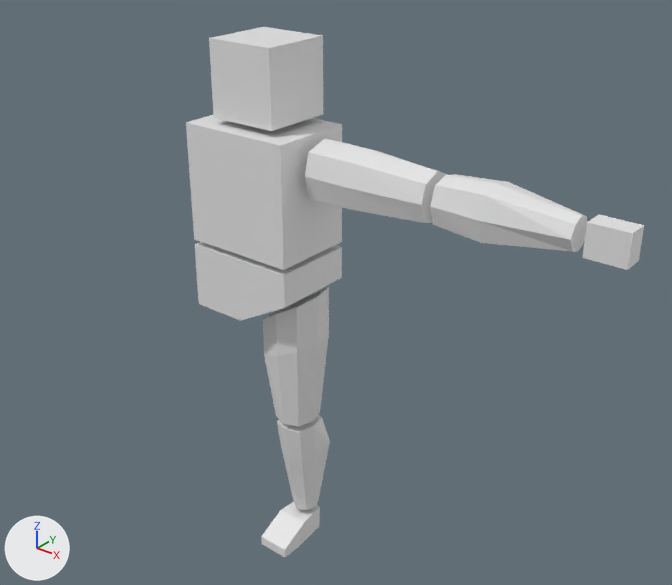
Before and after pictures for a commit that changed the Blender file CharacterCreator/PolyCharacter_02LoopCuts.blend.
Both versions are drawn from a 50 mm camera at (9.87, -10.64, 2.92) aimed at (0.82, 0.67, -4.1). Arrows for +X, +Y and +Z are at lower left; the lights stay in place.
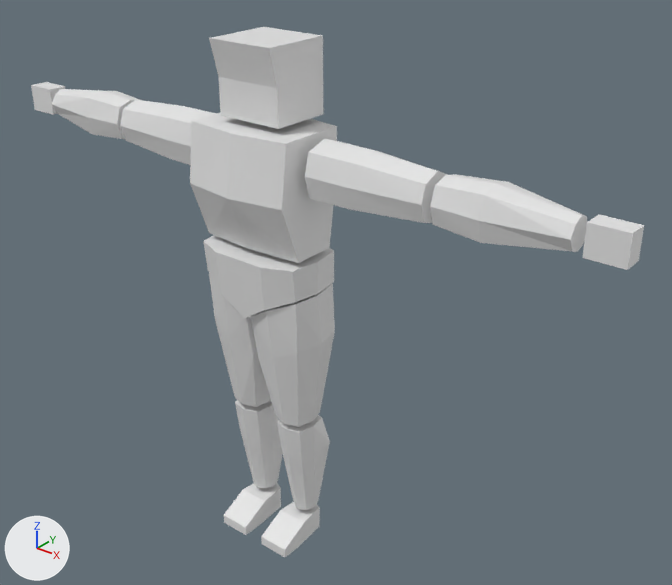
What changed in the scene script:
```text
Change me_cube:
    used by ob_cube; location = (0.0, 0.0, -0.38); scale = (0.612, 0.612, 0.612)
    remove me_cube.from_pydata(...)  # 8 vertices, 6 faces; spans x -1.0..1.0, y -1.0..1.0, z -1.0..1.0
    add me_cube.from_pydata(...)  # 17 vertices, 12 faces; spans x -1.0..0.0, y -1.0..1.0, z -1.0..1.0
    me_cube part 1: 5 vertices removed from x -1.0..1.0, y -1.0..1.0, z -1.0..1.0; 14 vertices added at x -1.0..0.0, y -1.0..1.0, z -1.0..1.0
Change me_cube_001:
    used by ob_cube_001; location = (-0.02, -0.1, -2.09); scale = (1.0, 0.729, 1.0)
    remove me_cube_001.from_pydata(...)  # 8 vertices, 6 faces; spans x -1.0..1.0, y -1.0..1.0, z -1.0..1.0
    add me_cube_001.from_pydata(...)  # 12 vertices, 8 faces; spans x 0.0..1.0, y -1.21..1.0, z -1.0..1.0
    me_cube_001 part 2: the whole mesh is rebuilt
Change me_cube_005:
    used by ob_cube_005; location = (0.44, 0.0, -5.4); scale = (0.521, 0.521, 0.974)
    remove me_cube_005.from_pydata(...)  # 26 vertices, 24 faces; spans x -0.79..1.0, y -1.0..1.0, z -1.0..1.56
    add me_cube_005.from_pydata(...)  # 26 vertices, 24 faces; spans x -37.39..-35.27, y -15.55..-12.99, z -27.45..-24.8
    me_cube_005 part 3: 26 of 26 vertices moved; they spanned x -0.79..1.0, y -1.0..1.0, z -1.0..1.56 and now span x -37.39..-35.27, y -15.55..-12.99, z -27.45..-24.8; mean shift (-36.43, -14.22, -26.41); largest move (-0.64, -0.82, 1.02) -> (-37.22, -15.41, -25.31)
Add me_cube_004_1:
    me_cube_004_1.from_pydata([(1.0, 0.72, 1.0), (1.0, 0.72, -0.01), (1.0, -0.72, 1.0), (1.0, -0.64, -0.01), (0.5, -1.0, 1.0), (0.5, 1.0, -0.41), (0.5, 1.0, 1.0), (0.5, -0.91, -0.41), (0.0, 0.95, -1.0), (0.0, -1.0, 1.0), (0.0, -0.87, -1.0), (0.0, 1.0, 1.0), (0.5, 0.0, -0.41), (0.5, 0.0, 1.0), (1.08, 0.0, 1.0), (1.08, 0.0, -0.01), (0.0, 0.0, -1.0), (0.0, 0.0, 1.0)], [], [(6, 11, 17, 13), (16, 12, 7, 10), (8, 11, 6, 5), (12, 15, 3, 7), (15, 14, 2, 3), (5, 6, 0, 1), (3, 2, 4, 7), (14, 13, 4, 2), (7, 4, 9, 10), (13, 17, 9, 4), (0, 6, 13, 14), (1, 0, 14, 15), (5, 1, 15, 12), (8, 5, 12, 16)])
    me_cube_004_1.materials.append(mat_material)  # white #e7e7e7
Change ob_cube:
    add _m = ob_cube.modifiers.new('Mirror', 'MIRROR')
Change ob_cube_001:
    add _m = ob_cube_001.modifiers.new('Mirror', 'MIRROR')
Change ob_cube_002:
    add _m = ob_cube_002.modifiers.new('Mirror', 'MIRROR')
    add _m.mirror_object = ob_waist
Change ob_cube_003:
    add _m = ob_cube_003.modifiers.new('Mirror', 'MIRROR')
    add _m.mirror_object = ob_waist
Remove ob_cube_004:
    ob_cube_004 = bpy.data.objects.new('Cube.004', me_cube_004)
    ob_cube_004.location = (-0.02, -0.1, -3.75)
    ob_cube_004.scale = (1.0, 0.729, 0.558)
Change ob_cube_005:
    ob_cube_005.location: (0.44, 0.0, -5.4) -> (19.44, 7.39, 20.36)
    add _m = ob_cube_005.modifiers.new('Mirror', 'MIRROR')
    add _m.mirror_object = ob_waist
Change ob_cube_006:
    add _m = ob_cube_006.modifiers.new('Mirror', 'MIRROR')
    add _m.mirror_object = ob_waist
Change ob_cube_007:
    add _m = ob_cube_007.modifiers.new('Mirror', 'MIRROR')
    add _m.mirror_object = ob_waist
Change ob_cube_008:
    add _m = ob_cube_008.modifiers.new('Mirror', 'MIRROR')
    add _m.mirror_object = ob_waist
Add ob_waist:
    ob_waist = bpy.data.objects.new('waist', me_cube_004_1)
    ob_waist.location = (-0.02, -0.1, -3.75)
    ob_waist.scale = (1.0, 0.729, 0.558)
    _m = ob_waist.modifiers.new('Mirror', 'MIRROR')
```

Boxes [x1, y1, x2, y2] around the edits, measured in the pictures (672 x 585 px):
'Cube.001', reshaped, modifiers changed
    before: [186, 115, 342, 270]
    after: [190, 112, 337, 263]
'Cube.005', reshaped, moved, modifiers changed
    before: [263, 287, 329, 427]
    after: [209, 273, 335, 427]
'Cube.002', modifiers changed, reshaped (128% wider, 47% taller)
    before: [305, 139, 448, 223]
    after: [120, 99, 448, 223]
'Cube.003', modifiers changed, reshaped (239% wider, 108% taller)
    before: [430, 174, 587, 252]
    after: [52, 89, 587, 252]
'Cube', reshaped, modifiers changed
    before: [209, 27, 323, 131]
    after: [209, 27, 323, 129]
'Cube.004', deleted
    before: [195, 242, 342, 321]
'waist', added
    after: [203, 235, 334, 319]
'Cube.006', reshaped, modifiers changed (78% wider, 16% taller)
    before: [277, 415, 330, 510]
    after: [235, 400, 330, 510]
'Cube.008', reshaped, modifiers changed (62% wider, 34% taller)
    before: [261, 502, 320, 557]
    after: [224, 483, 320, 557]
'Cube.007', reshaped, modifiers changed (890% wider, 238% taller)
    before: [583, 215, 644, 270]
    after: [31, 82, 644, 270]
